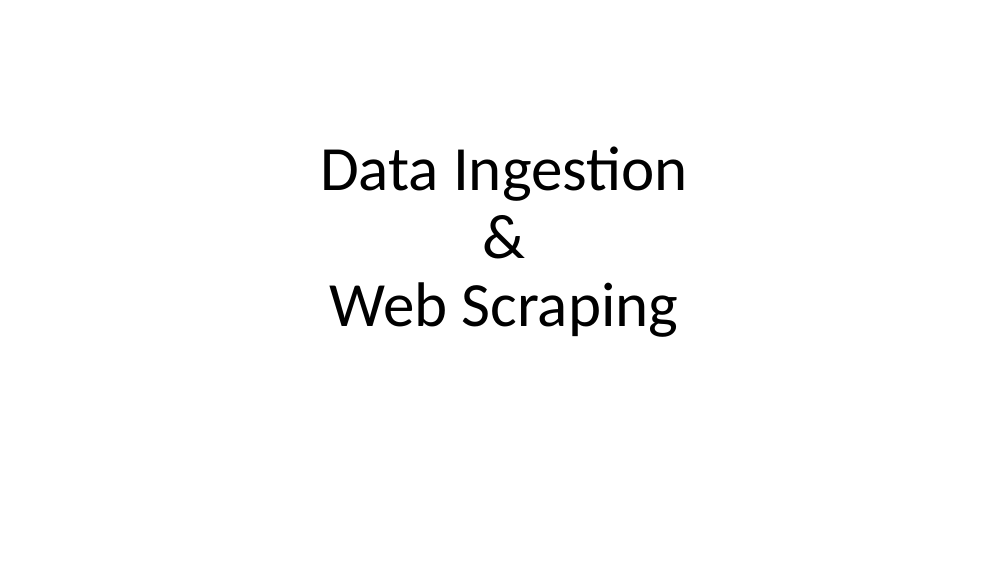
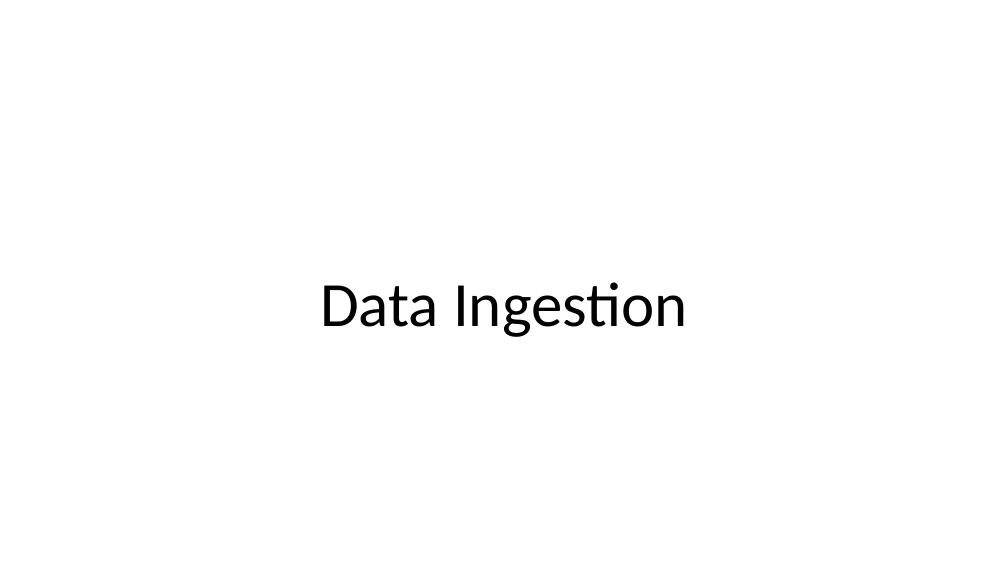
Before and after one commit to philmui/datascience2016fall, a slide deck: slide 1 of lecture02.ingestion/lecture02.pptx. Drawn at 1008x567 pixels with LibreOffice and Linux fonts; fonts in the diff are those of the drawing. Boxes give left, top, right and bottom in pixels: in the first picture for what was removed or moved away, otherwise in the second. Text is boxed around its words. In the diff, an @@ line names an element or a change of style, - is before the commit and + after.

```diff
--- a/lecture02.ingestion/lecture02.pptx
+++ b/lecture02.ingestion/lecture02.pptx
@@ title at (x1=320, y1=282, x2=688, y2=337): text changed @@
-Data Ingestion
-&
-Web Scraping
+Data Ingestion
```
Also in this commit, not shown: 1 other slide changed, 3 slides added, 3 other files.
